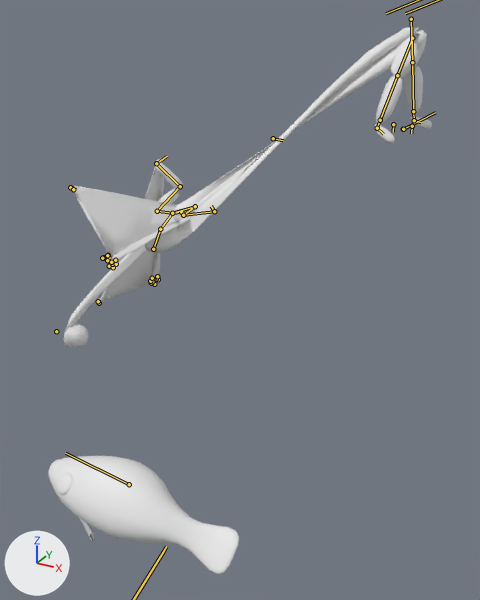
A saved change to the FBX model Assets/Art/Models/05_Spaceship/FishMan.fbx.
One viewpoint serves both versions: a 50 mm camera at (1.37, -5.0, 0.82) aimed at (-0.79, -1.07, -1.14). Every picture has the same lights, and +X, +Y and +Z are marked at lower left. Both versions are drawn at frame 382 of the action 'Scene'; the numbers are the values there. The bones that bend it are drawn over the model as lines.

The first picture shows 'FishMan'.
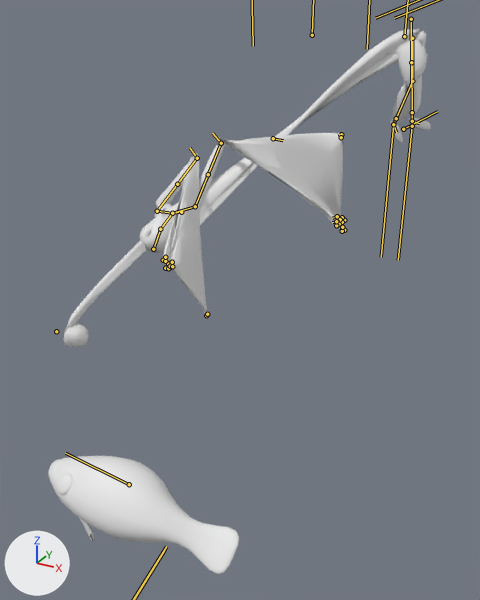
Edits to the scene script, one JSON object a line:
```json
{"block": "bone_arm_l", "where": "bone_arm_l = bpy.data.objects['Armature_FishMan'].pose.bones['Arm_L']  # child of 'Shoulder_L'"}
{"op": "set", "path": "bone_arm_l.location", "old": "(-0.712, -0.712, -0.712)", "new": "(0.0, 0.0, 0.0)"}
{"op": "set", "path": "bone_arm_l.rotation_quaternion", "old": "(0.157, -0.71, -0.485, -0.485)", "new": "(0.809, -0.359, 0.379, -0.27)", "note": "degrees (-27, -123, -96) -> degrees (-60, 25, -51)"}
{"block": "bone_wrist_l", "where": "bone_wrist_l = bpy.data.objects['Armature_FishMan'].pose.bones['Wrist_L']  # child of 'Arm_L'"}
{"op": "set", "path": "bone_wrist_l.rotation_quaternion", "old": "(0.115, -0.489, -0.489, -0.713)", "new": "(1.0, 0.005, 0.0, 0.0)", "note": "degrees (-94, -126, -32) -> degrees (1, 0, 0)"}
{"block": "bone_hand_l", "where": "bone_hand_l = bpy.data.objects['Armature_FishMan'].pose.bones['Hand_L']  # child of 'Wrist_L'"}
{"op": "set", "path": "bone_hand_l.location", "old": "(-0.712, -0.712, -0.712)", "new": "(0.0, 0.0, 0.0)"}
{"op": "set", "path": "bone_hand_l.rotation_quaternion", "old": "(0.227, -0.562, -0.562, -0.562)", "new": "(0.862, -0.358, 0.031, -0.358)", "note": "degrees (-55, -117, -55) -> degrees (-41, -12, -41)"}
{"block": "bone_arm_r", "where": "bone_arm_r = bpy.data.objects['Armature_FishMan'].pose.bones['Arm_R']  # child of 'Shoulder_R'"}
{"op": "set", "path": "bone_arm_r.rotation_quaternion", "old": "(0.157, -0.71, -0.485, -0.485)", "new": "(-0.065, -0.818, -0.519, -0.241)", "note": "degrees (-27, -123, -96) -> degrees (158, -19, 69)"}
{"block": "bone_wrist_r", "where": "bone_wrist_r = bpy.data.objects['Armature_FishMan'].pose.bones['Wrist_R']  # child of 'Arm_R'"}
{"op": "set", "path": "bone_wrist_r.rotation_quaternion", "old": "(0.164, -0.696, -0.696, -0.069)", "new": "(1.0, 0.005, 0.0, 0.0)", "note": "degrees (8, -161, -91) -> degrees (1, 0, 0)"}
{"block": "bone_hand_r", "where": "bone_hand_r = bpy.data.objects['Armature_FishMan'].pose.bones['Hand_R']  # child of 'Wrist_R'"}
{"op": "set", "path": "bone_hand_r.rotation_quaternion", "old": "(0.227, -0.562, -0.562, -0.562)", "new": "(0.71, -0.444, -0.319, -0.444)", "note": "degrees (-55, -117, -55) -> degrees (-41, -58, -41)"}
{"block": "bone_leg1_l", "where": "bone_leg1_l = bpy.data.objects['Armature_FishMan'].pose.bones['Leg1_L']  # child of 'Hip'"}
{"op": "set", "path": "bone_leg1_l.rotation_quaternion", "old": "(0.801, 0.051, -0.156, -0.576)", "new": "(0.601, -0.206, -0.28, -0.719)", "note": "degrees (15, -11, -73) -> degrees (12, -39, -104)"}
{"block": "bone_leg2_l", "where": "bone_leg2_l = bpy.data.objects['Armature_FishMan'].pose.bones['Leg2_L']  # child of 'Leg1_L'"}
{"op": "set", "path": "bone_leg2_l.rotation_quaternion", "old": "(0.342, -0.012, -0.939, 0.03)", "new": "(0.316, -0.323, -0.856, -0.253)", "note": "degrees (5, -140, -3) -> degrees (-19, -135, -34)"}
{"block": "bone_foot1_l", "where": "bone_foot1_l = bpy.data.objects['Armature_FishMan'].pose.bones['Foot1_L']  # child of 'Leg2_L'"}
{"op": "set", "path": "bone_foot1_l.rotation_quaternion", "old": "(0.262, 0.005, -0.965, -0.028)", "new": "(0.227, -0.436, -0.716, -0.495)", "note": "degrees (-4, -150, 2) -> degrees (-52, -131, -38)"}
{"block": "bone_leg1_r", "where": "bone_leg1_r = bpy.data.objects['Armature_FishMan'].pose.bones['Leg1_R']  # child of 'Hip'"}
{"op": "set", "path": "bone_leg1_r.rotation_quaternion", "old": "(0.537, -0.078, -0.215, -0.812)", "new": "(0.564, -0.075, -0.209, -0.795)", "note": "degrees (16, -21, -116) -> degrees (15, -21, -112)"}
```

Pixel boxes (x1, y1, x2, y2) of what changed, in the pictures (480 x 600 px):
```json
{"object": "FishMan", "change": "posed", "before": [48, 27, 432, 574], "after": [48, 29, 431, 574]}
{"bone": "Arm_L", "before": "(195, 206) to (183, 215)", "after": "(195, 206) to (208, 174)"}
{"bone": "Wrist_L", "before": "(183, 215) to (214, 211)", "after": "(208, 174) to (221, 143)"}
{"bone": "Hand_L", "before": "(214, 211) to (211, 206)", "after": "(221, 143) to (212, 133)"}
{"bone": "Arm_R", "before": "(157, 211) to (180, 186)", "after": "(157, 211) to (177, 184)"}
{"bone": "Wrist_R", "before": "(180, 186) to (156, 163)", "after": "(177, 184) to (197, 158)"}
{"bone": "Hand_R", "before": "(156, 163) to (167, 156)", "after": "(197, 158) to (190, 148)"}
{"bone": "Leg1_L", "before": "(412, 38) to (397, 75)", "after": "(412, 38) to (412, 81)"}
{"bone": "Leg2_L", "before": "(397, 75) to (380, 120)", "after": "(412, 81) to (396, 118)"}
{"bone": "Foot1_L", "before": "(380, 120) to (377, 128)", "after": "(396, 118) to (393, 124)"}
{"bone": "Leg1_R", "before": "(411, 19) to (412, 62)", "after": "(411, 19) to (411, 62)"}
```
